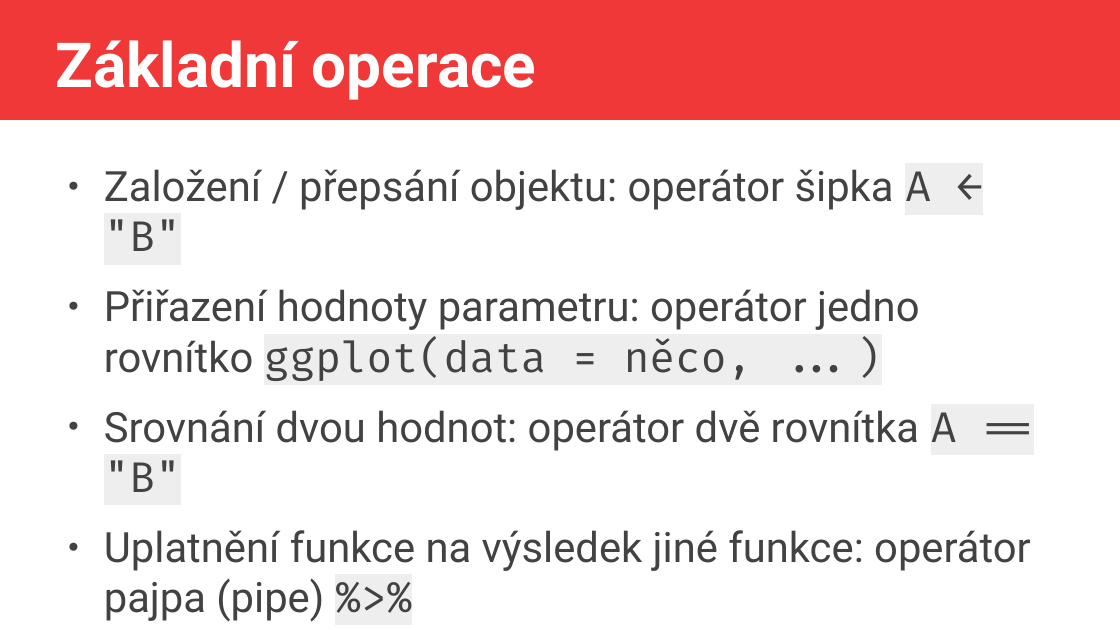
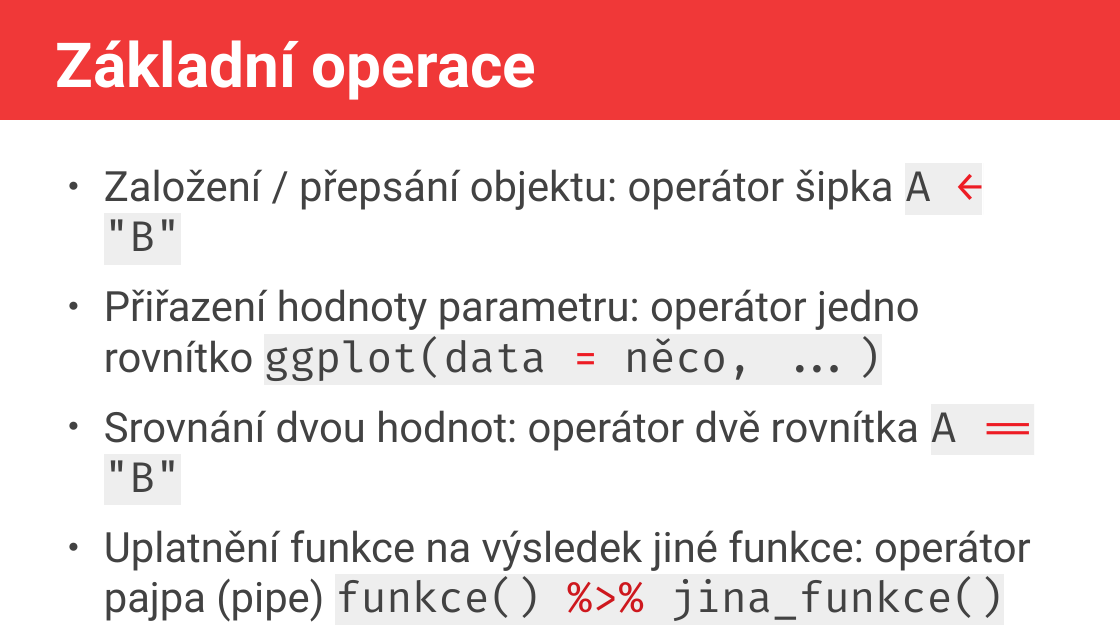
Before and after one commit to jlacko/Intro2R, a slide deck: slide 6 of prezentace/1 - prostředí + operace.odp. Drawn at 1120x630 pixels with LibreOffice and Linux fonts; fonts in the diff are those of the drawing. Boxes give left, top, right and bottom in pixels: in the first picture for what was removed or moved away, otherwise in the second. Text is boxed around its words. In the diff, an @@ line names an element or a change of style, - is before the commit and + after.

```diff
--- a/prezentace/1 - prostředí + operace.odp
+++ b/prezentace/1 - prostředí + operace.odp
@@ text at (x1=104, y1=169, x2=957, y2=492): text colour #424242 to #ED1C24 in "←", "=", "==" @@
@@ text at (x1=104, y1=530, x2=1031, y2=622): text changed @@
-● Uplatnění funkce na výsledek jiné funkce: operátor pajpa (pipe) %>%
+● Uplatnění funkce na výsledek jiné funkce: operátor pajpa (pipe) funkce() %>% jina_funkce()
```
Also in this commit, not shown: 2 other slides changed, 21 other files.
